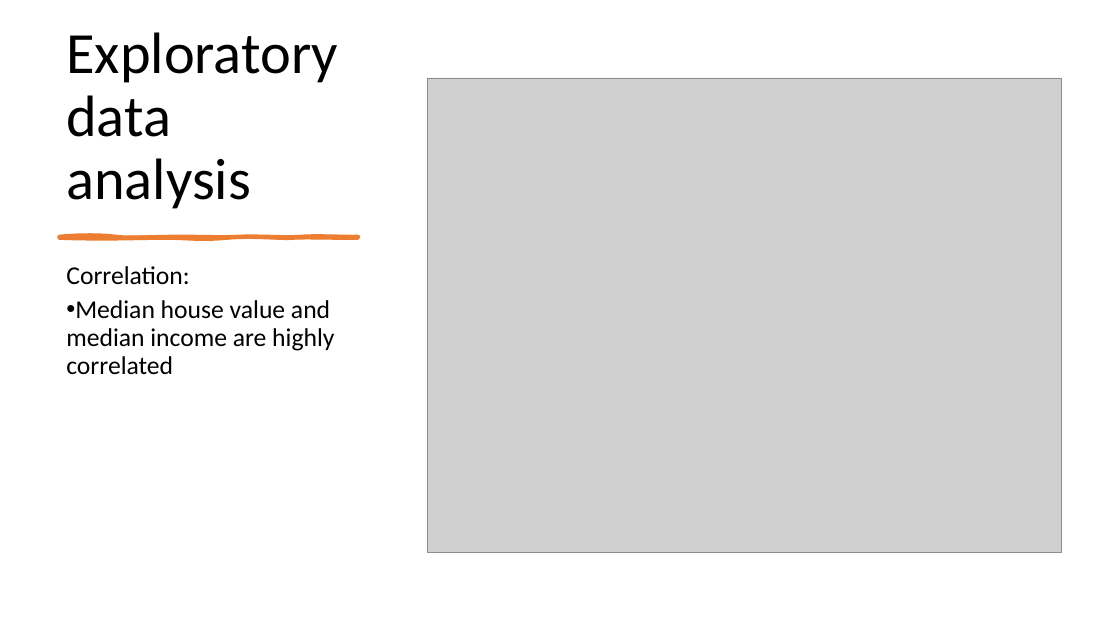
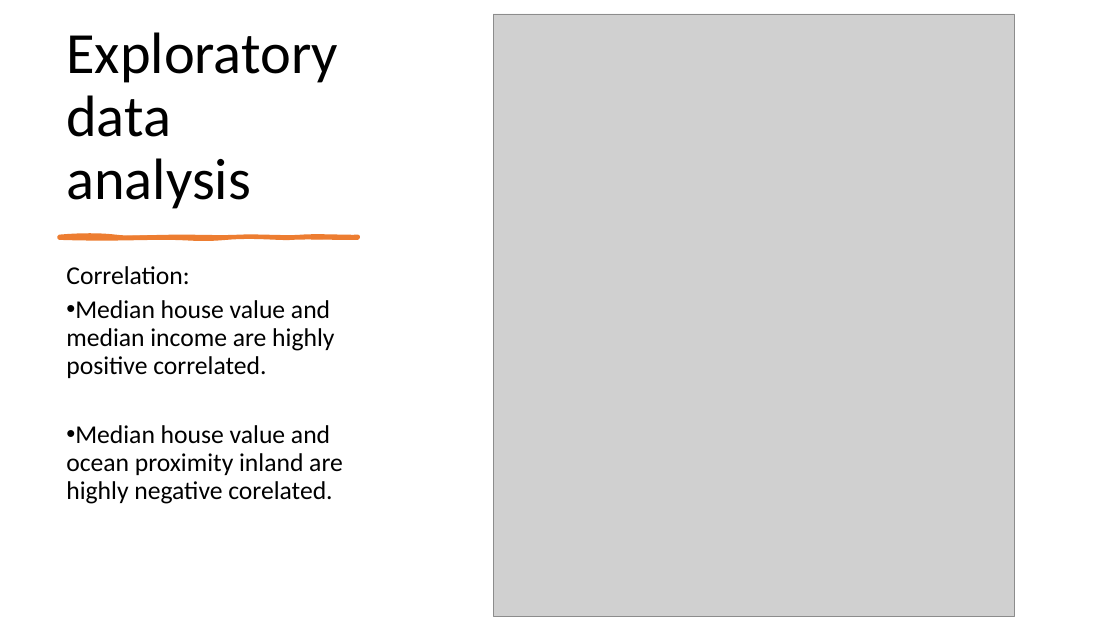
Before and after one commit to Jainlo/cali-housing-prices, a slide deck: slide 5 of California Housing Prices.pptx. Drawn at 1120x630 pixels with LibreOffice and Linux fonts; fonts in the diff are those of the drawing; grey boxes stand for pictures. Boxes give left, top, right and bottom in pixels: in the first picture for what was removed or moved away, otherwise in the second. Text is boxed around its words. In the diff, an @@ line names an element or a change of style, - is before the commit and + after.

Commit message:
update pptx

```diff
--- a/California Housing Prices.pptx
+++ b/California Housing Prices.pptx
@@ picture: place and size @@
-picture at <box>428,78,1062,552</box>
+picture at <box>493,14,1015,617</box>
@@ text at <box>66,300,343,504</box>: text changed @@
-• Median house value and median income are highly correlated
+• Median house value and median income are highly positive correlated.
+• Median house value and ocean proximity inland are highly negative corelated.
```
Also in this commit, not shown: 3 other slides changed, 5 slides added, 6 other files.
